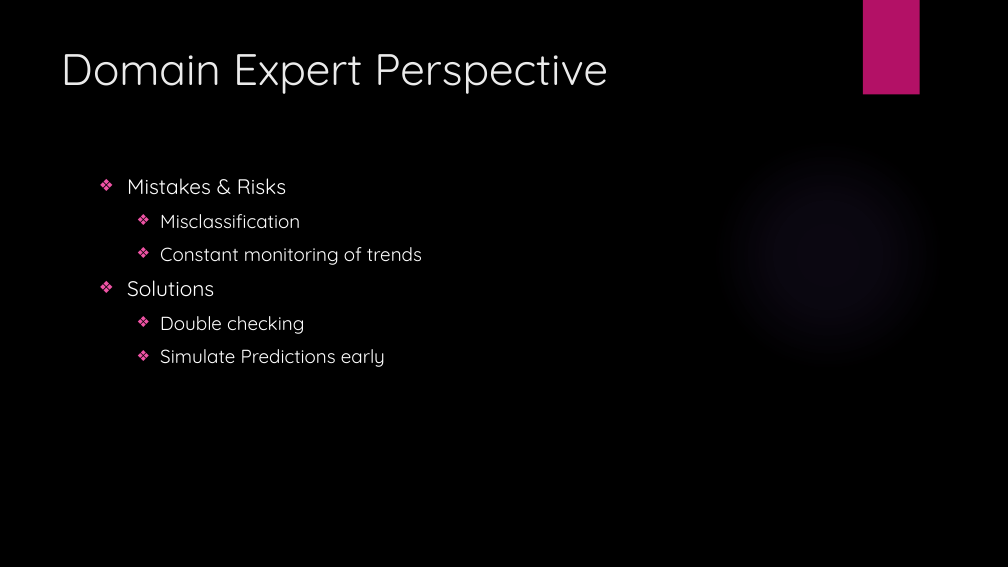
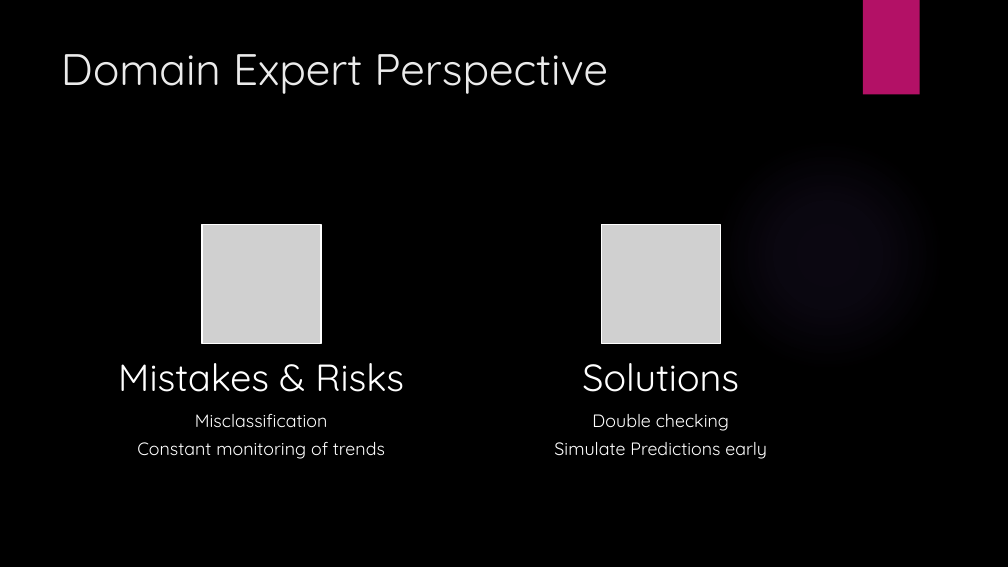
Before and after one commit to theladykiller/DSML-Price-prediction, a slide deck: slide 10 of Documents/Final Presentation.pptx. Drawn at 1008x567 pixels with LibreOffice and Linux fonts; fonts in the diff are those of the drawing; grey boxes stand for pictures; background and template pictures are left out. Boxes give left, top, right and bottom in pixels: in the first picture for what was removed or moved away, otherwise in the second. Text is boxed around its words. In the diff, an @@ line names an element or a change of style, - is before the commit and + after.

```diff
--- a/Documents/Final Presentation.pptx
+++ b/Documents/Final Presentation.pptx
@@ text removed at <box>127,178,422,367</box> @@
-❖ Mistakes & Risks
-  ❖ Misclassification
-  ❖ Constant monitoring of trends
-❖ Solutions
-  ❖ Double checking
-  ❖ Simulate Predictions early
@@ group added at <box>118,225,767,459</box>: 4 texts, 2 pictures @@
+Mistakes & Risks
+Misclassification
+Constant monitoring of trends
+Solutions
+Double checking
+Simulate Predictions early
```
Also in this commit, not shown: 2 other slides changed, 1 slide added, 1 slide removed, 2 other files.
